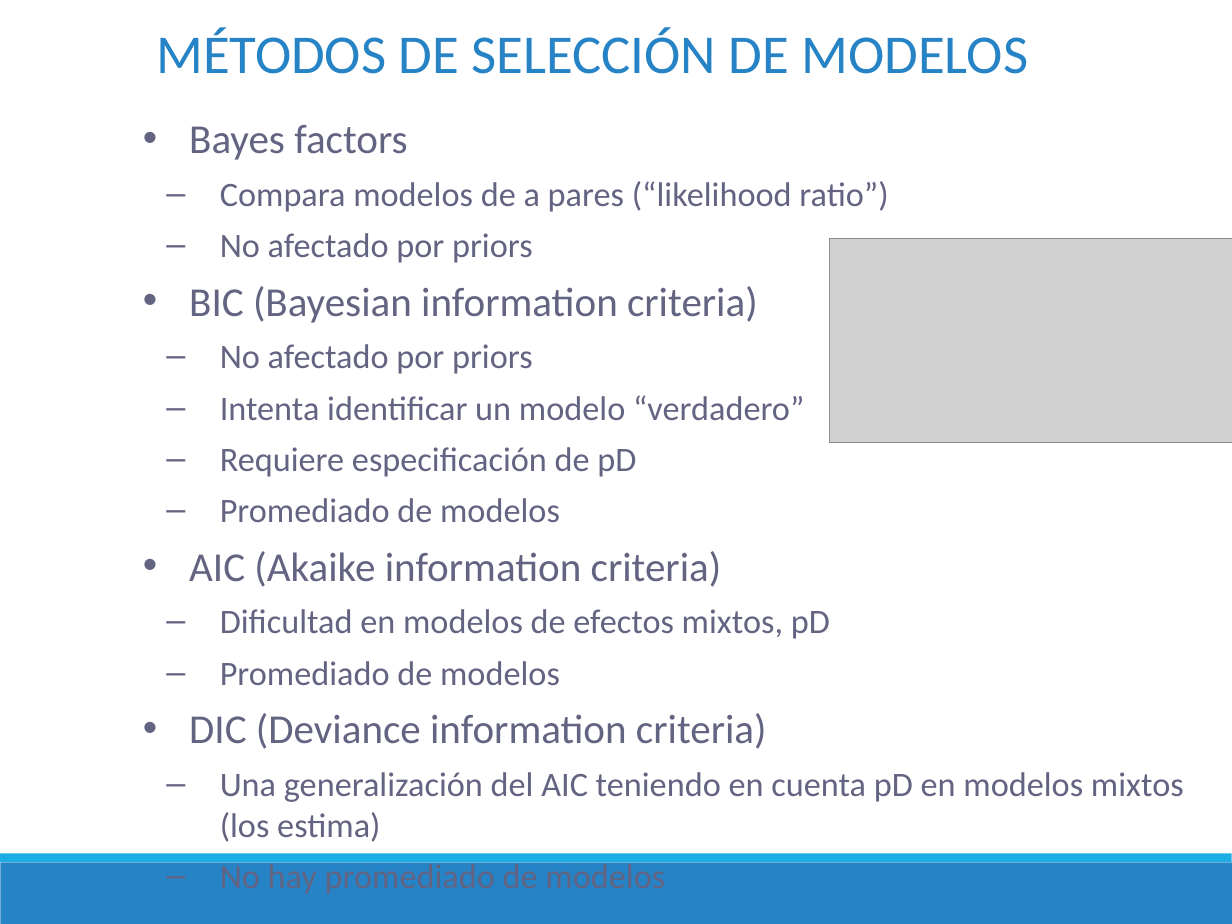
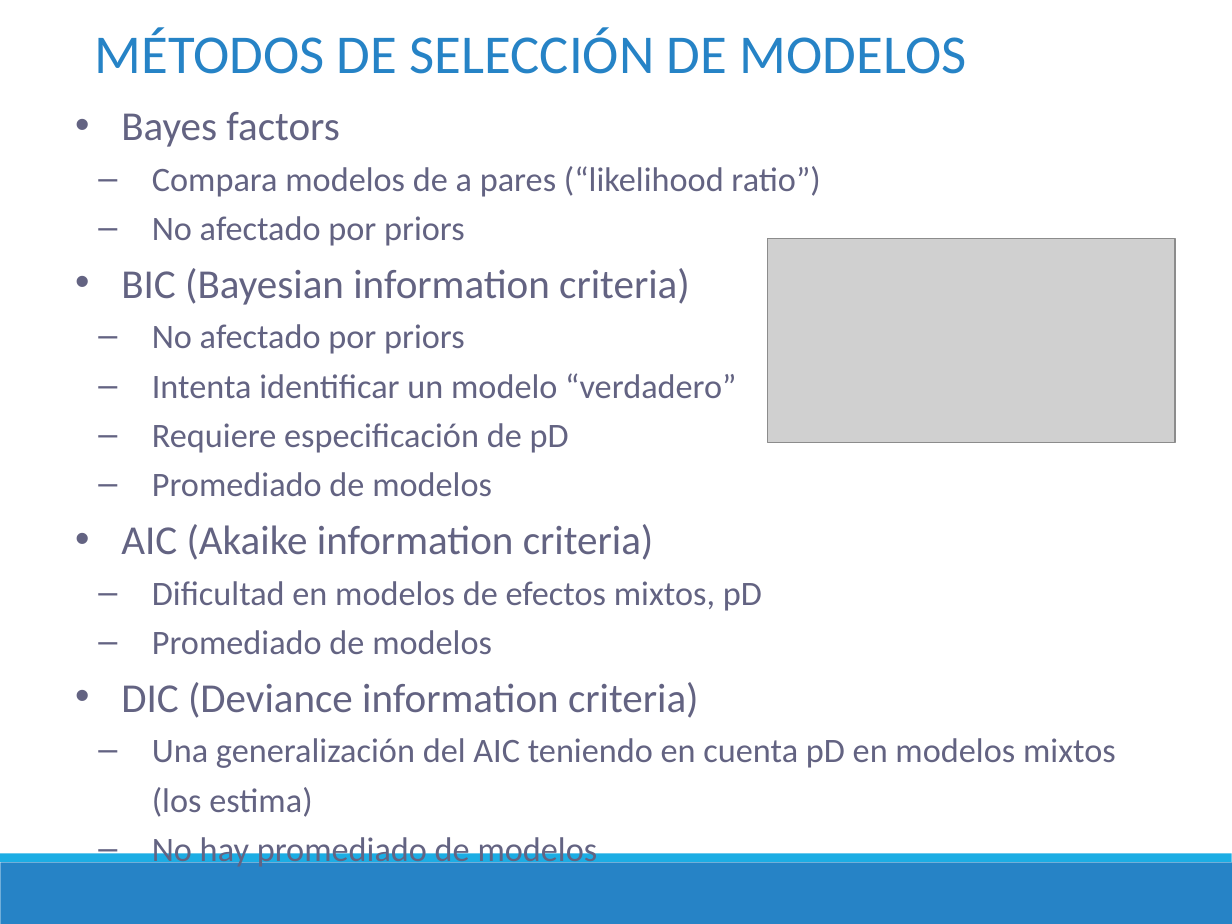
Before and after one commit to DrIgoA/Curso-Ocupacion23, a slide deck: slide 41 of ppt/Modulo 3_Ocupacion2023.pptx. Drawn at 1232x924 pixels with LibreOffice and Linux fonts; fonts in the diff are those of the drawing; grey boxes stand for pictures. Boxes give left, top, right and bottom in pixels: in the first picture for what was removed or moved away, otherwise in the second. Text is boxed around its words. In the diff, an @@ line names an element or a change of style, - is before the commit and + after.

```diff
--- a/ppt/Modulo 3_Ocupacion2023.pptx
+++ b/ppt/Modulo 3_Ocupacion2023.pptx
@@ text "MÉTODOS DE SELECCIÓN DE MODELOS": place and size @@
-text "MÉTODOS DE SELECCIÓN DE MODELOS" at (156,27,1029,74)
+text "MÉTODOS DE SELECCIÓN DE MODELOS" at (95,27,967,74)
@@ text "Bayes factors": place and size @@
-text "Bayes factors" at (189,125,1184,893)
+text "Bayes factors" at (121,112,1116,870)
@@ text "Bayes factors" at (121,112,1116,870): line spacing 1 to 1.2; less space between paragraphs @@
@@ picture: place and size @@
-picture at (829,239,1232,442)
+picture at (768,239,1175,442)
```
Also in this commit, not shown: 16 other slides changed, 1 slide added, 1 slide removed, 2 other files.
